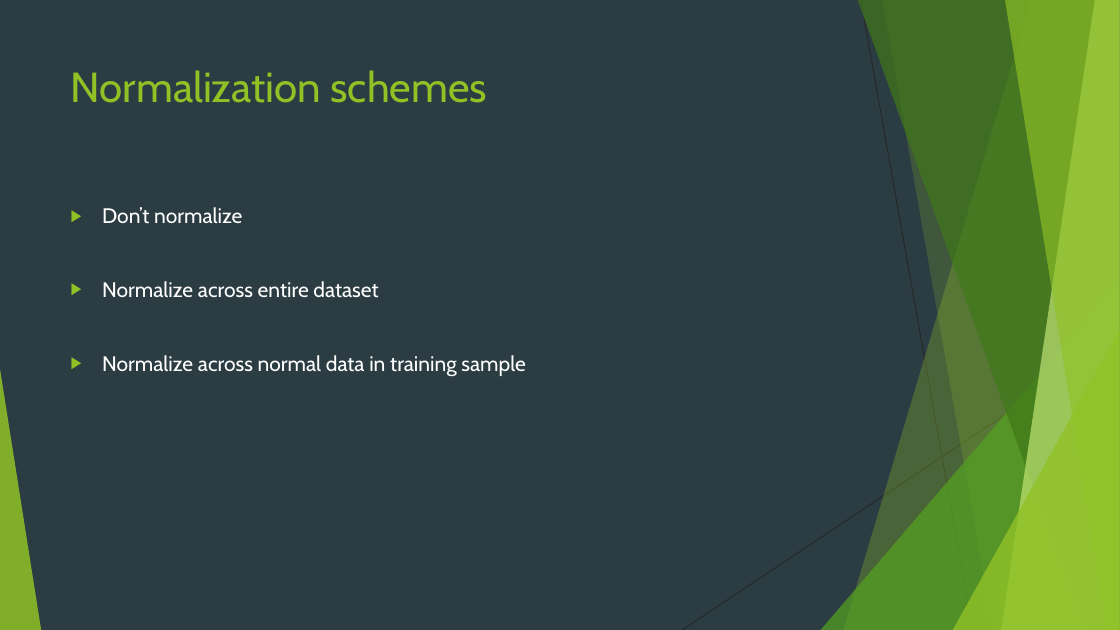
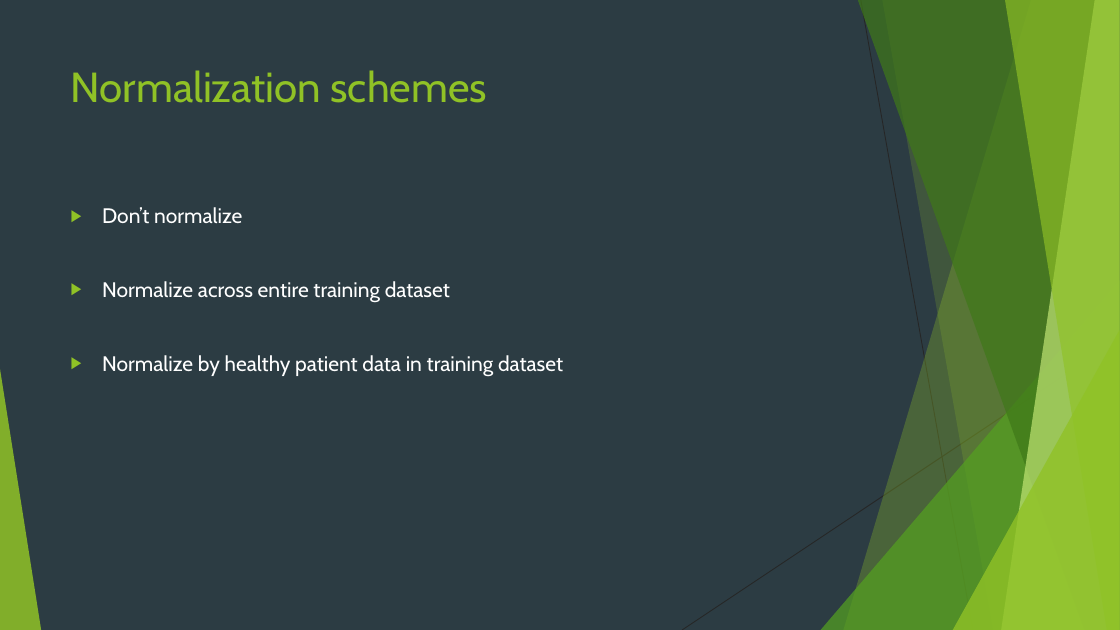
Before and after one commit to nowei/leukemia-classification, a slide deck: slide 14 of Leukemia Detection.pptx. Drawn at 1120x630 pixels with LibreOffice and Linux fonts; fonts in the diff are those of the drawing. Boxes give left, top, right and bottom in pixels: in the first picture for what was removed or moved away, otherwise in the second. Text is boxed around its words. In the diff, an @@ line names an element or a change of style, - is before the commit and + after.

```diff
--- a/Leukemia Detection.pptx
+++ b/Leukemia Detection.pptx
@@ text at [102, 281, 563, 377]: text changed @@
-▶ Normalize across entire dataset
-▶ Normalize across normal data in training sample
+▶ Normalize across entire training dataset
+▶ Normalize by healthy patient data in training dataset
```
Also in this commit, not shown: 13 other slides changed, 10 slides added, 6 slides removed, 15 other files.
